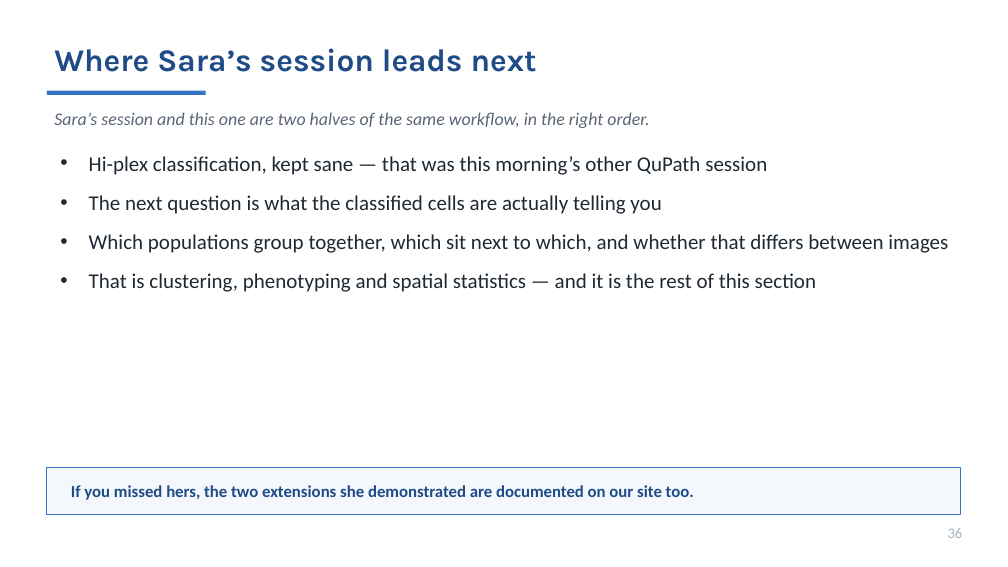
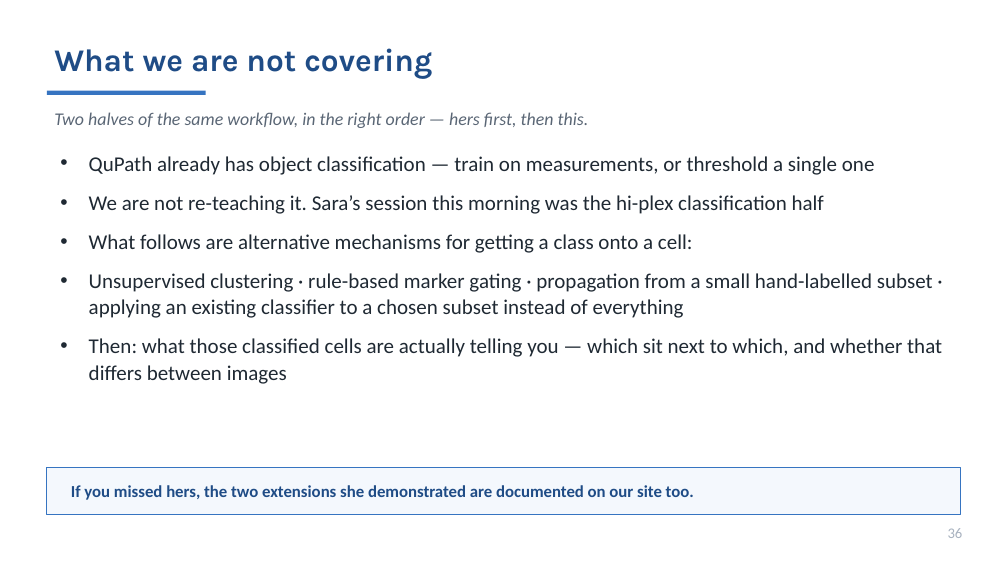
Before and after one commit to MichaelSNelson/BINA-I2K-2026-QuPath-Extensions, a slide deck: slide 36 of I2K_2026_QuPath_Extensions.pptx. Drawn at 1008x567 pixels with LibreOffice and Linux fonts; fonts in the diff are those of the drawing. Boxes give left, top, right and bottom in pixels: in the first picture for what was removed or moved away, otherwise in the second. Text is boxed around its words. In the diff, an @@ line names an element or a change of style, - is before the commit and + after.

```diff
--- a/I2K_2026_QuPath_Extensions.pptx
+++ b/I2K_2026_QuPath_Extensions.pptx
@@ text at (54,48,432,79): text changed @@
-Where Sara’s session leads next
+What we are not covering
@@ text at (54,112,589,128): text changed @@
-Sara’s session and this one are two halves of the same workflow, in the right order.
+Two halves of the same workflow, in the right order — hers first, then this.
@@ text at (89,156,942,384): text changed @@
-• Hi-plex classification, kept sane — that was this morning’s other QuPath session
-• The next question is what the classified cells are actually telling you
-• Which populations group together, which sit next to which, and whether that differs between images
-• That is clustering, phenotyping and spatial statistics — and it is the rest of this section
+• QuPath already has object classification — train on measurements, or threshold a single one
+• We are not re-teaching it. Sara’s session this morning was the hi-plex classification half
+• What follows are alternative mechanisms for getting a class onto a cell:
+• Unsupervised clustering · rule-based marker gating · propagation from a small hand-labelled subset · applying an existing classifier to a chosen subset instead of everything
+• Then: what those classified cells are actually telling you — which sit next to which, and whether that differs between images
```
Also in this commit, not shown: 1 other slide changed, 6 other files.
